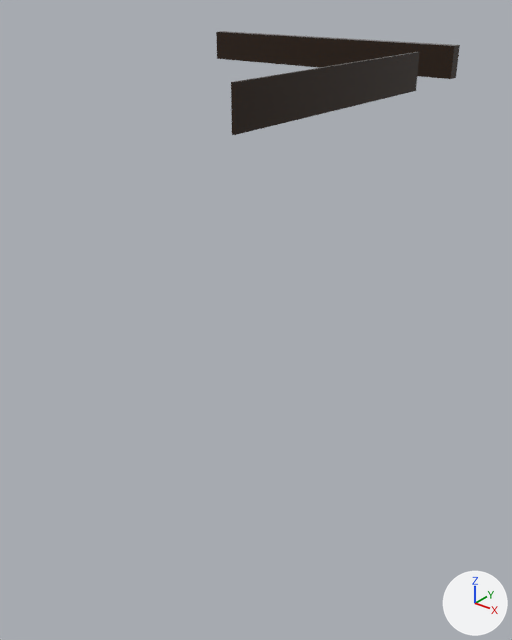
The OBJ model models/gearbox/fault_oil_streak.obj as it was, and as the next commit left it.
Rendered twice from a 50 mm lens placed at (0.604, -0.425, 0.149), pointed at (-0.14, 0.505, -0.427). The lights are fixed; the arrows at lower right show +X, +Y and +Z. The picture after the commit comes second. Where no turn or scale is listed for an object, it has been applied to the vertices.

The older version as bpy lines, for what is in view:
```python
me_fault_oil_streak = bpy.data.meshes.new('fault_oil_streak')
me_fault_oil_streak.from_pydata(...)  # a box spanning x 0.0..0.004, y 0.28..0.78, z -0.035..0.03; a box spanning x -0.6..0.0, y 0.93..0.954, z -0.03..0.03; a UV sphere (32 segments, 16 rings, poles along y) spanning x -0.312..-0.288, y 0.958..0.982, z -0.012..0.012
me_fault_oil_streak.materials.append(mat_oil)  # black #291705
ob_fault_oil_streak = bpy.data.objects.new('fault_oil_streak', me_fault_oil_streak)
ob_fault_oil_streak.location = (0.0, 0.0, 0.0)
```
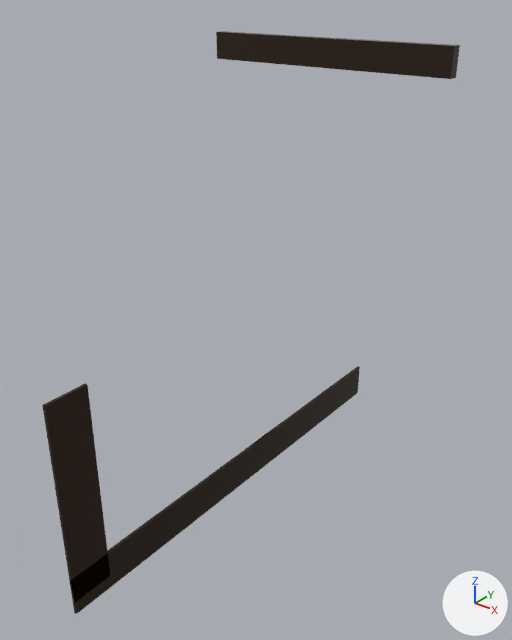
The newer file is also turned or shifted as a whole; pictures and numbers use the older file's frame.

Where the change shows, as pixel boxes [x1, y1, x2, y2] in the pictures (512 x 640 px):
'fault_oil_streak', reshaped (71% wider, 456% taller): before [216, 31, 460, 135]; after [42, 31, 460, 614]
part 1 of me_fault_oil_streak, added: after [42, 383, 110, 603]
part 2 of me_fault_oil_streak, added: after [69, 366, 360, 614]
part 3 of me_fault_oil_streak, deleted (black): before [231, 52, 420, 135]

The change, as a diff of the scene's bpy script:
```diff
--- a/models/gearbox/fault_oil_streak.obj.py
+++ b/models/gearbox/fault_oil_streak.obj.py
@@ me_fault_oil_streak @@
 # used by ob_fault_oil_streak; location = (0.0, 0.0, 0.0)
-me_fault_oil_streak.from_pydata(...)  # 498 vertices, 984 faces; spans x -0.6..0.004, y 0.28..0.982, z -0.035..0.03
+me_fault_oil_streak.from_pydata(...)  # 506 vertices, 996 faces; spans x -0.6..0.004, y -0.05..0.982, z -0.6..0.03
+# me_fault_oil_streak part 1: a new loose piece, a box spanning x 0.0..0.004, y -0.05..0.01, z -0.58..-0.28, in mat_oil (black #291705)
+# me_fault_oil_streak part 2: a new loose piece, a box spanning x 0.0..0.004, y -0.05..0.65, z -0.6..-0.54, in mat_oil (black #291705)
+# me_fault_oil_streak part 3: the loose piece of 8 vertices spanning x 0.0..0.004, y 0.28..0.78, z -0.035..0.03 is deleted
 me_fault_oil_streak.materials.append(mat_oil)
```
